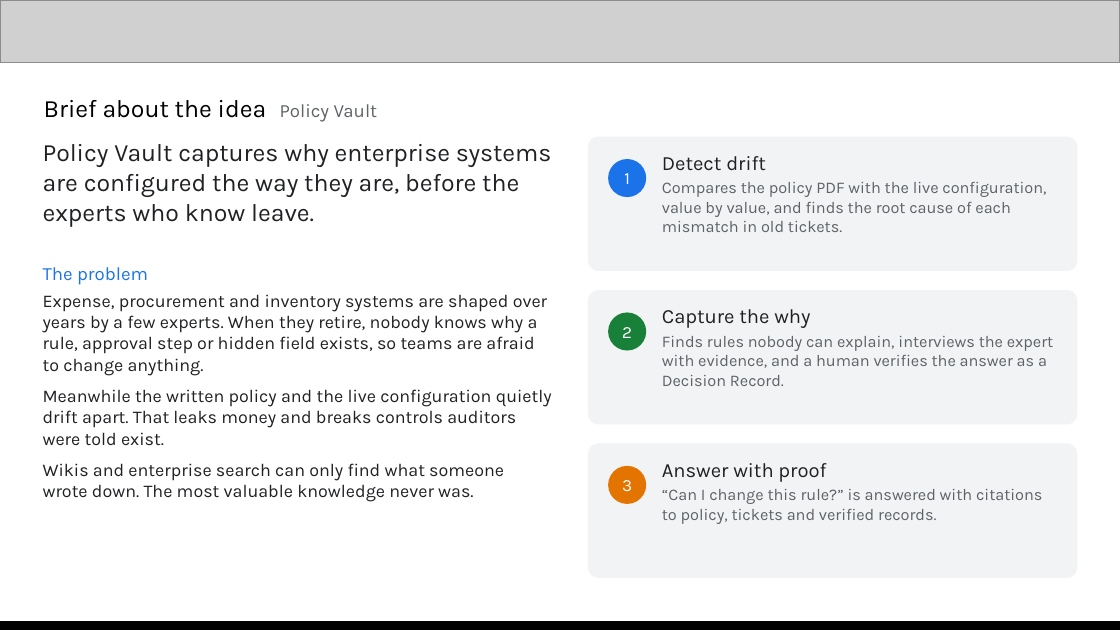
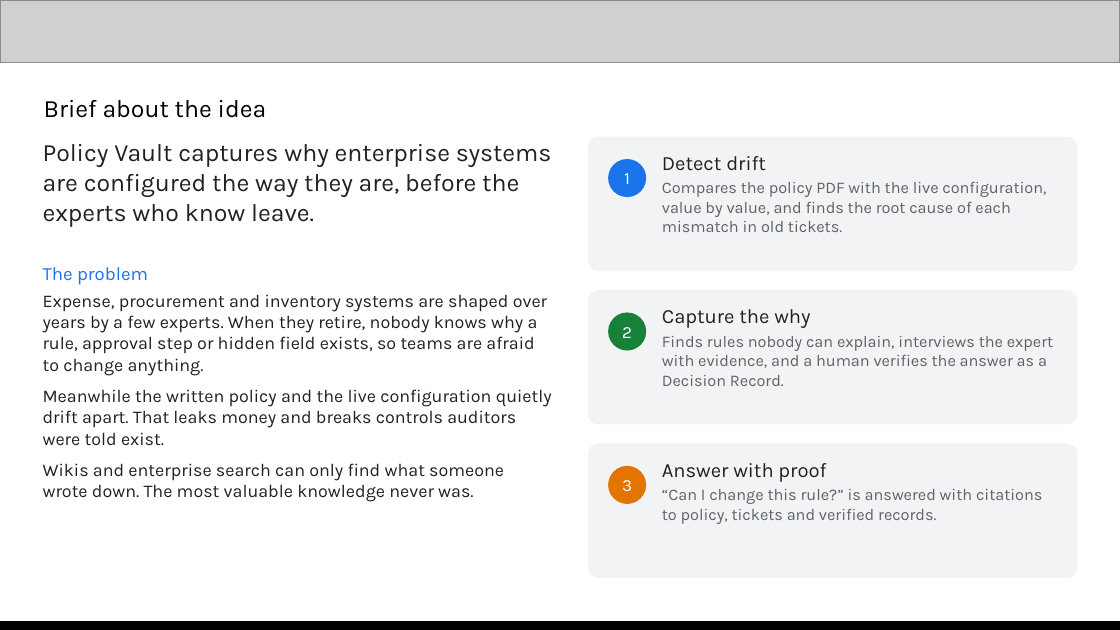
Before and after one commit to PadmajaG-ai/policy_vault, a slide deck: slide 2 of Human_in_the_loop_Policy_Vault_AI_Builder_Cup.pptx. Drawn at 1120x630 pixels with LibreOffice and Linux fonts; fonts in the diff are those of the drawing; grey boxes stand for pictures. Boxes give left, top, right and bottom in pixels: in the first picture for what was removed or moved away, otherwise in the second. Text is boxed around its words. In the diff, an @@ line names an element or a change of style, - is before the commit and + after.

```diff
--- a/Human_in_the_loop_Policy_Vault_AI_Builder_Cup.pptx
+++ b/Human_in_the_loop_Policy_Vault_AI_Builder_Cup.pptx
@@ text at [44, 100, 267, 118]: text changed @@
-Brief about the idea Policy Vault
+Brief about the idea
```
Also in this commit, not shown: 1 other slide changed, 2 other files.
